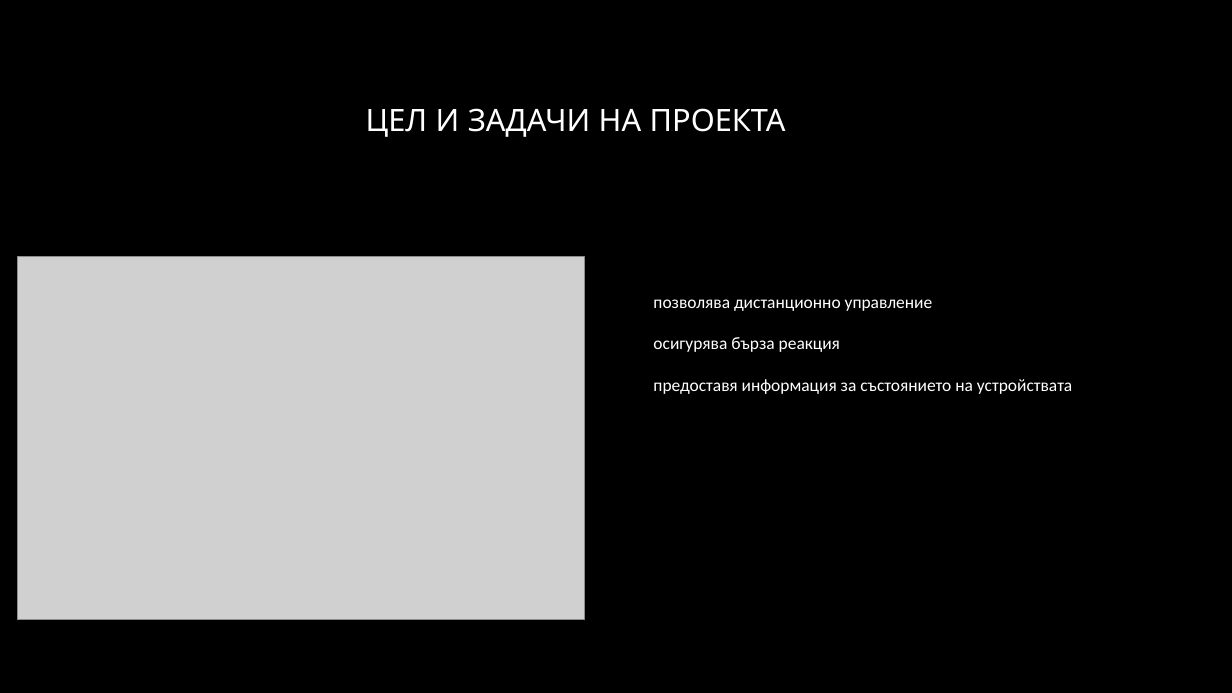
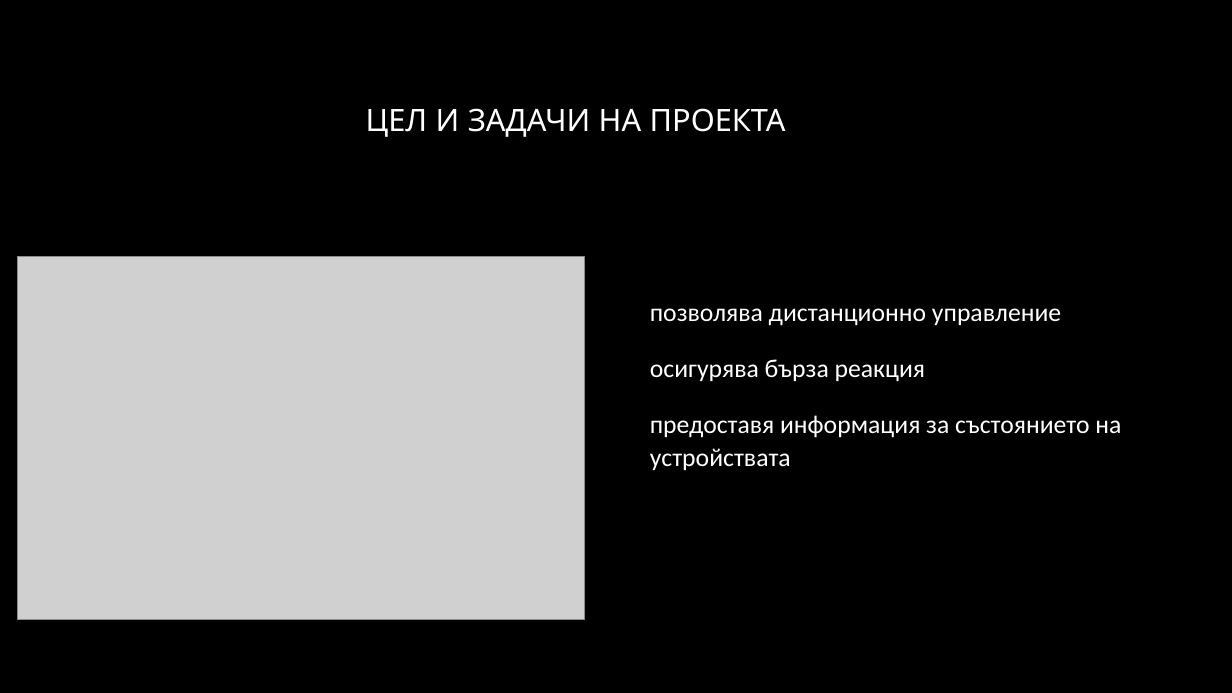
Before and after one commit to pgee-dzi2024/ThemeSP_2603, a slide deck: slide 3 of DR/Защита.pptx. Drawn at 1232x693 pixels with LibreOffice and Linux fonts; fonts in the diff are those of the drawing; grey boxes stand for pictures; background and template pictures are left out. Boxes give left, top, right and bottom in pixels: in the first picture for what was removed or moved away, otherwise in the second. Text is boxed around its words. In the diff, an @@ line names an element or a change of style, - is before the commit and + after.

Commit message:
проект

```diff
--- a/DR/Защита.pptx
+++ b/DR/Защита.pptx
@@ text "позволява дистанционно управление" at [650, 308, 1121, 470]: size 13.6 to 20 pt; line spacing 0.87 to 1.07 @@
```
Also in this commit, not shown: 3 other slides changed, 1 other file.
